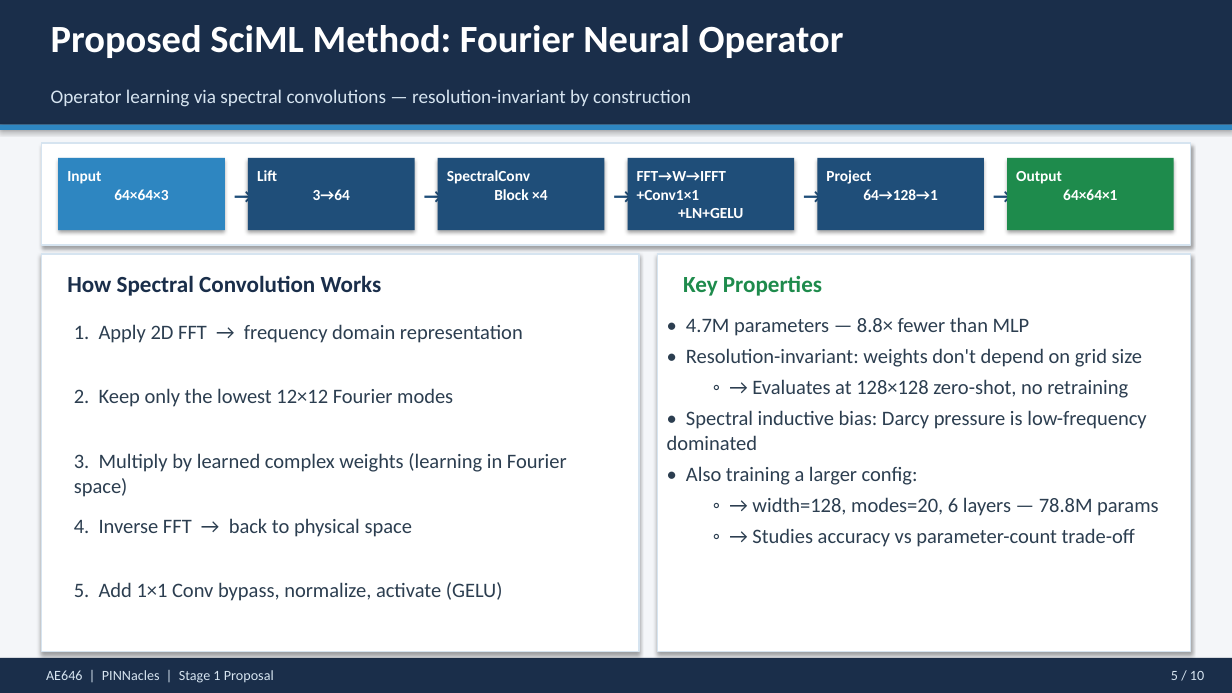
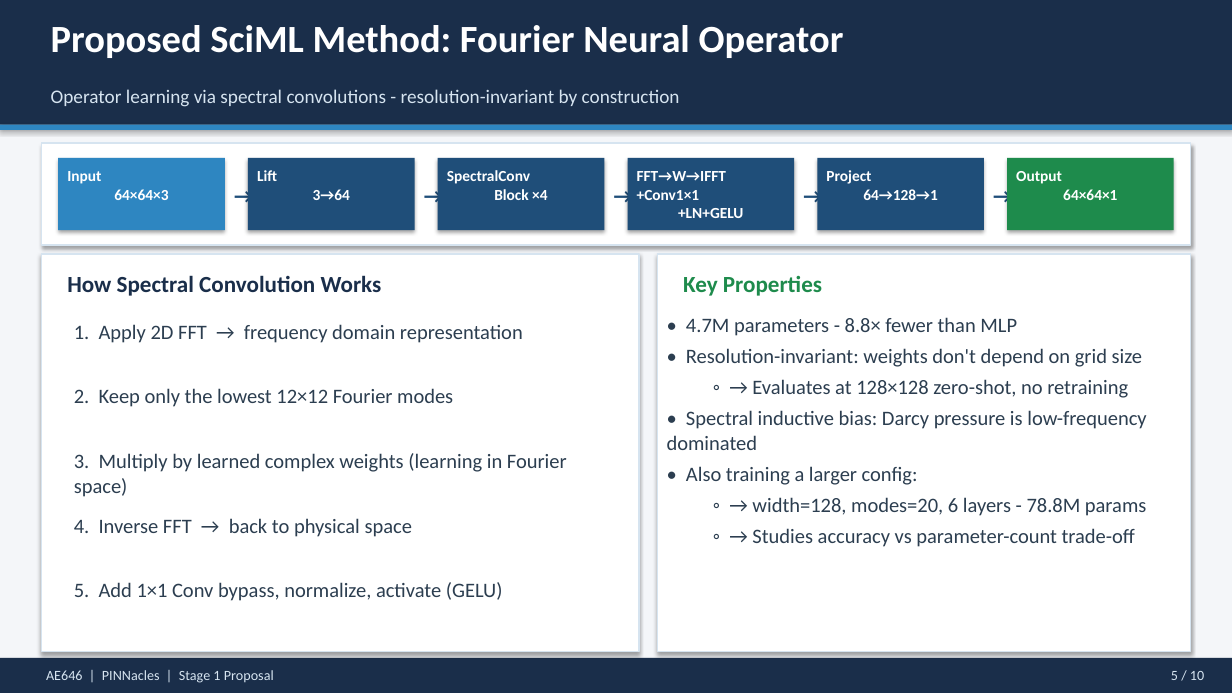
Before and after one commit to ARYAMANN7279/AE646-PINNacles, a slide deck: slide 5 of docs/PINNacles_Stage1_Presentation.pptx. Drawn at 1232x693 pixels with LibreOffice and Linux fonts; fonts in the diff are those of the drawing. Boxes give left, top, right and bottom in pixels: in the first picture for what was removed or moved away, otherwise in the second. Text is boxed around its words. In the diff, an @@ line names an element or a change of style, - is before the commit and + after.

```diff
--- a/docs/PINNacles_Stage1_Presentation.pptx
+++ b/docs/PINNacles_Stage1_Presentation.pptx
@@ text at (51, 89, 680, 107): text changed @@
-Operator learning via spectral convolutions — resolution-invariant by construction
+Operator learning via spectral convolutions - resolution-invariant by construction
@@ text at (686, 317, 1017, 336): text changed @@
-• 4.7M parameters — 8.8× fewer than MLP
+• 4.7M parameters - 8.8× fewer than MLP
@@ text at (752, 497, 1146, 516): text changed @@
-  ◦ → width=128, modes=20, 6 layers — 78.8M params
+  ◦ → width=128, modes=20, 6 layers - 78.8M params
```
Also in this commit, not shown: 9 other slides changed, 1 other file.
